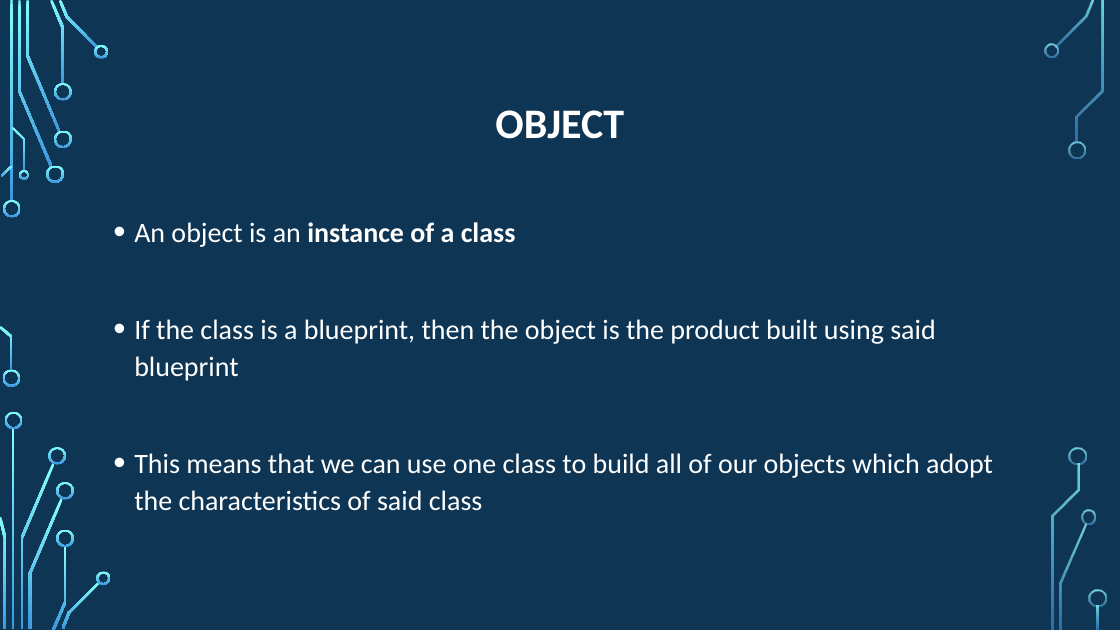
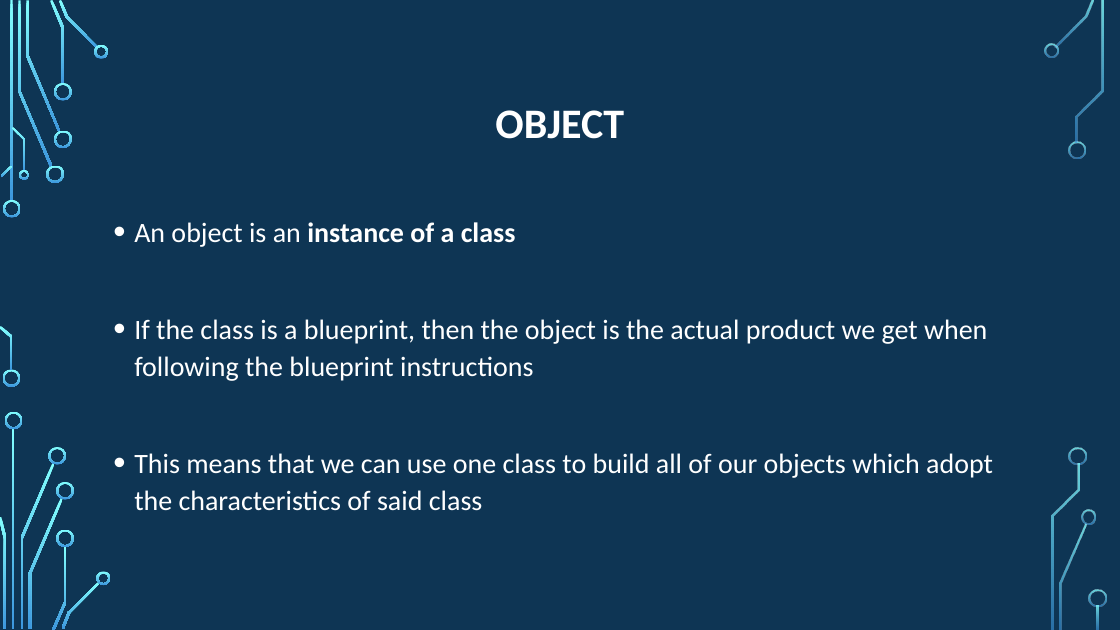
Before and after one commit to psypdt/Advanced_Summer_Course, a slide deck: slide 13 of Day4/Day_4.pptx. Drawn at 1120x630 pixels with LibreOffice and Linux fonts; fonts in the diff are those of the drawing; background and template pictures are left out. Boxes give left, top, right and bottom in pixels: in the first picture for what was removed or moved away, otherwise in the second. Text is boxed around its words. In the diff, an @@ line names an element or a change of style, - is before the commit and + after.

```diff
--- a/Day4/Day_4.pptx
+++ b/Day4/Day_4.pptx
@@ text at (134, 319, 987, 381): text changed @@
-• If the class is a blueprint, then the object is the product built using said blueprint
+• If the class is a blueprint, then the object is the actual product we get when following the blueprint instructions
```
Also in this commit, not shown: 18 other slides changed, 7 slides added.
